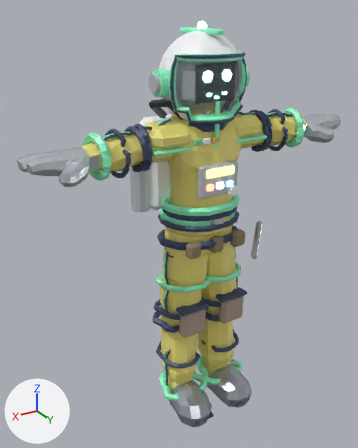
The glTF model assets/models/char_tick.glb as it was, and as the next commit left it.
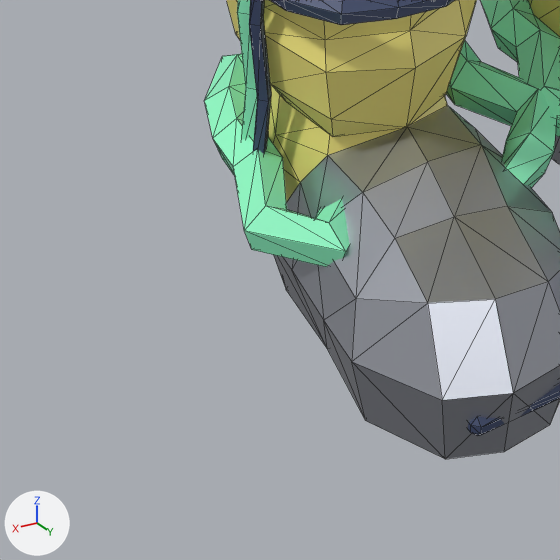
The first picture shows the older version from a 50 mm camera at (0.509, 0.788, 0.796) aimed at (0.028, -0.014, 0.395). The close-ups show the older and then the newer version on the part from 37% to 58% of the width and 82% to 99% of the height of that picture. Only the edits that show in the close-ups are written down. Every picture has the same lights, and +X, +Y and +Z are marked at lower left. The close-ups show mesh edges as thin lines. Where no turn or scale is listed for an object, it has been applied to the vertices. Vertices at exactly the same position are counted once.

The first close-up shows 'Foot.R_dark', 'LowerLeg.L_tick_trim', 'LowerLeg.R_dark', 'LowerLeg.R_tick_trim', 'Worker_Feet_suit', 'Worker_Legs_suit'.
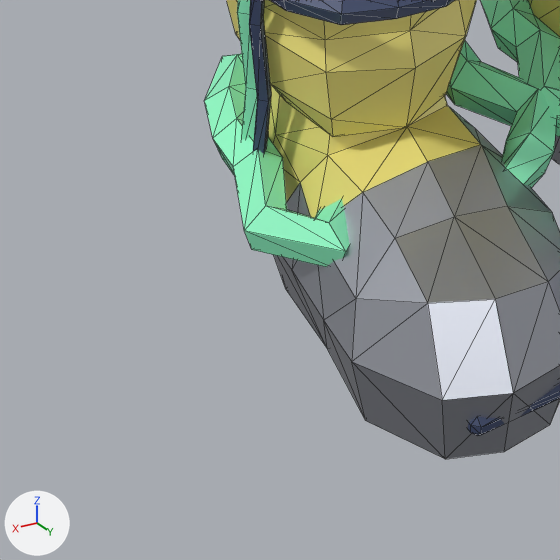
Where the change shows, as pixel boxes [x1, y1, x2, y2] in the close-ups (560 x 560 px):
```json
{"part": 1, "of": "me_cube_003", "change": "recoloured", "before": [300, 105, 481, 218], "after": [300, 105, 481, 218], "on screen": "lighter"}
```

Edits to the scene script, one JSON object a line:
```json
{"block": "me_cube_003", "where": "me_cube_003.from_pydata(...)  # 197 vertices, 370 faces; spans x -0.093..0.093, y -0.008..0.131, z -0.019..0.11"}
{"block": "me_cube_003", "where": "# used by ob_worker_feet_suit; location = (0.0, 0.0, 0.0)"}
{"block": "me_cube_003", "change": "me_cube_003 part 1: 14 faces spanning x 0.014..0.088, y -0.006..0.072, z -0.019..0.05 switch from mat_tick_boot_001 (light grey #bcbfc8) to mat_tick_suit (yellow #ede17c)"}
```
